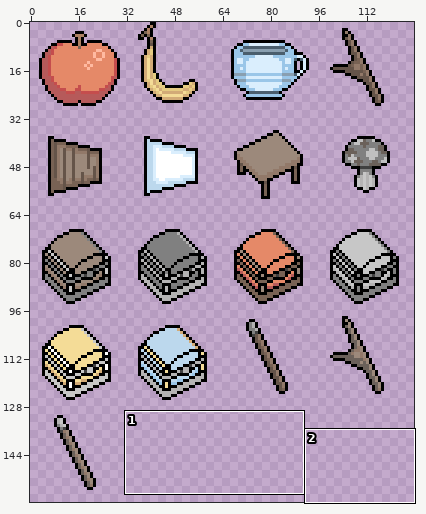
One commit to this sprite sheet: Game1/Content/img/icons_32.png. The picture above shows the old version from afar; the outline marks the close-up.
Close-up. The starting point:
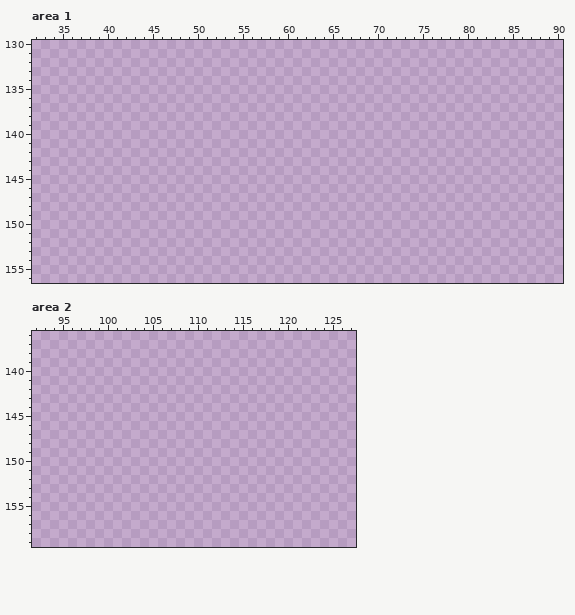
The file is 128x160 pixels. Shown: area 1: x 32..90, y 130..156; area 2: x 92..127, y 136..159.
And afterwards:
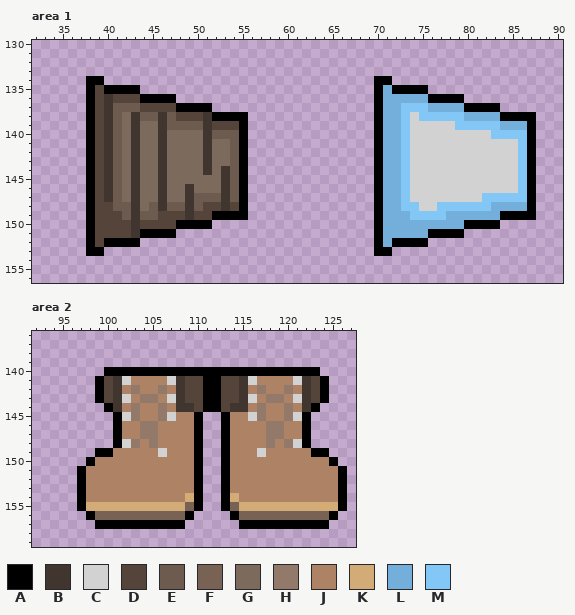
Palette (. is transparent): A #000000  B #41362f  C #d2d2d2  D #54443a  E #6e5b4f  F #786254  G #7c6a5d  H #927969  J #ae8264  K #d2ab77  L #74aedb  M #83c7f7
Difference:
Changed rows in their new state; - is an unchanged pixel.
Area 1:
first column x 38:
134 AA------------------------------AA----------------
135 ADAAAA--------------------------ALAAAA------------
136 ADBDDDAAAA----------------------ALLLLLAAAA--------
137 ADBEEEDDDDAAAA------------------ALLMMMLLLLAAAA----
138 ADBEGBEEBEDDDBAAAA--------------ALLMCMMMMMLLLLAAAA
139 ADBEGBGGBEEEEBDDDA--------------ALLMCCCCCMMMMMLLLA
140 ADBEGBGGBGGGGBEEEA--------------ALLMCCCCCCCCCMMMMA
141 ADBEGBGGBGGGGBGGEA--------------ALLMCCCCCCCCCCCCMA
142 ADBEGBGGBGGGGBGGEA--------------ALLMCCCCCCCCCCCCMA
143 ADBEGBGGBGGGGBGGEA--------------ALLMCCCCCCCCCCCCMA
144 ADBEGBGGBGGGGBGBEA--------------ALLMCCCCCCCCCCCCMA
145 ADBEGBGGBGGGGGGBEA--------------ALLMCCCCCCCCCCCCMA
146 ADBEGBGGBGGBGGGBEA--------------ALLMCCCCCCCCCCCCMA
147 ADBEGBGGBGGBEEEBEA--------------ALLMCCCCCCCCMMMMMA
148 ADDEEBGEBEEBEDDBDA--------------ALLMMCCMMMMMMLLLLA
149 ADDDEBEEDDDBDDAAAA--------------ALLLMMMMLLLLLLAAAA
150 ADDDDBDDDDAAAA------------------ALLLLLLLLLAAAA----
151 ADDDDBAAAA----------------------ALLLLLAAAA--------
152 ADAAAA--------------------------ALAAAA------------
153 AA------------------------------AA----------------
Area 2:
first column x 97:
140 ---AAAAAAAAAAAAAAAAAAAAAAAA---
141 --ADBCJJJJCBDDAADDBCJJJJCBDA--
142 --ADBJHJJHJBDDAADDBJHJJHJBDA--
143 --ADBCJHHJCBDDAADDBCJHHJCBDA--
144 ---ABJHJJHJBBDAADBBJHJJHJBA---
145 ----ACHJJHCJJA--AJJCHJJHCA----
146 ----AJJHHJJJJA--AJJJJHHJJA----
147 ----AJJHHJJJJA--AJJJJHHJJA----
148 ----ACHJHJJJJA--AJJJJHJHCA----
149 --AAJJJJJCJJJA--AJJJCJJJJJAA--
150 -AJJJJJJJJJJJA--AJJJJJJJJJJJA-
151 AJJJJJJJJJJJJA--AJJJJJJJJJJJJA
152 AJJJJJJJJJJJJA--AJJJJJJJJJJJJA
153 AJJJJJJJJJJJJA--AJJJJJJJJJJJJA
154 AJJJJJJJJJJJKA--AKJJJJJJJJJJJA
155 AKKKKKKKKKKKFA--AFKKKKKKKKKKKA
156 -AFFFFFFFFFFA----AFFFFFFFFFFA-
157 --AAAAAAAAAA------AAAAAAAAAA--
